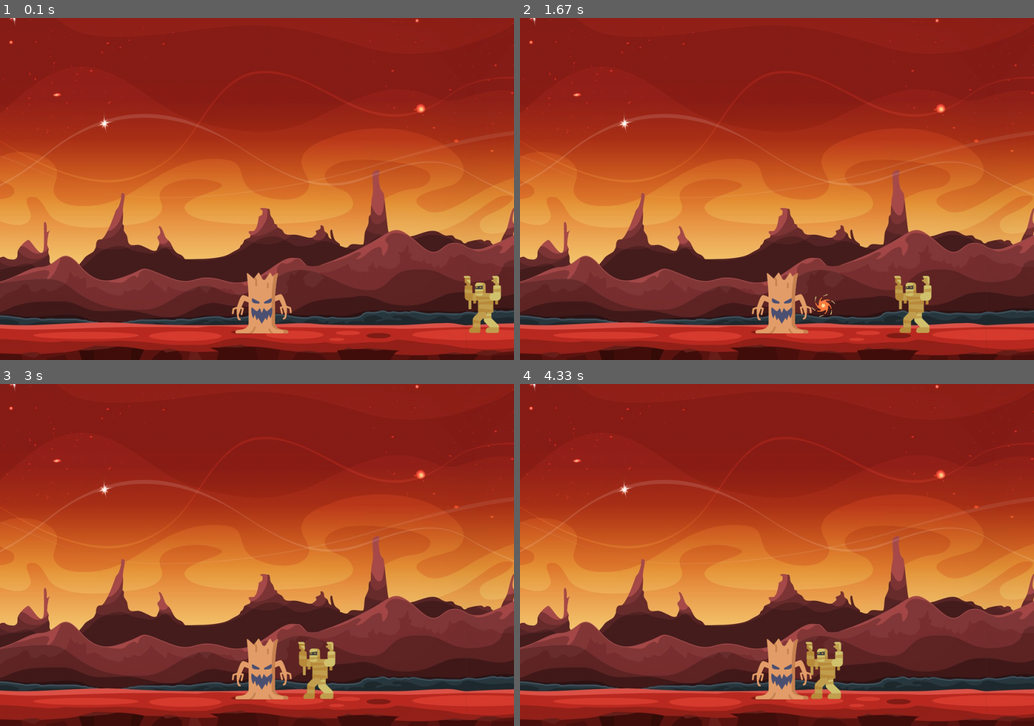
Above: before the commit, frames 1-4 (two rows, left to right).
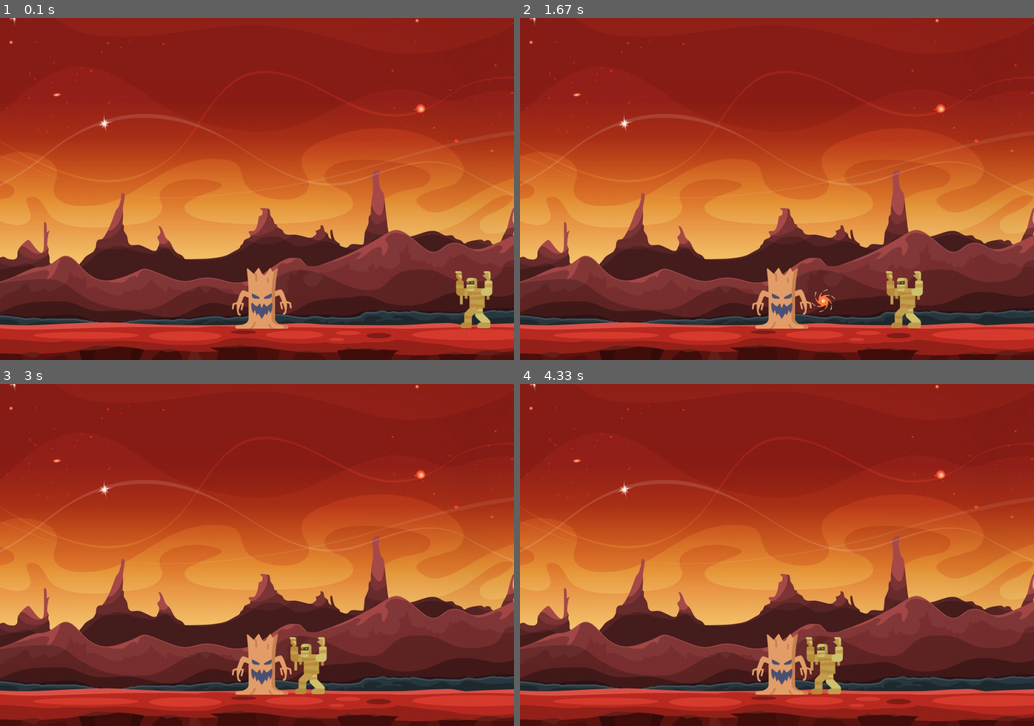
Above: after the commit, the same moments.

Repository: Bastien-IMT/GravenPygame
Game: pygame game, started from main.py
Two runs of this game, one before a commit and one after it. Both use one fixed random seed, a clock stepped at 60 frames per second and the inputs below.
Inputs:
- Up to frame 1 (0.1 s): no input
- Up to frame 2 (1.67 s): tap Space at 0.33, 0.73, 1.03, 1.23, 1.57 s
- Up to frame 3 (3 s): tap Space at 1.87, 2.07, 2.37, 2.63 s
- Up to frame 4 (4.33 s): no input

The runs differ from the first frame. In frame 1, 1.7% of the frame differs, in the area x 45-98%, y 73-93%; in frame 2, 1.9%, in the area x 45-81%, y 73-93%; in frame 3, 1.7%; in frame 4, 1.3%.

Commit message:
correction of origin objects position

Diff:
--- a/game.py
+++ b/game.py
@@ -5,6 +5,7 @@
 
 class Game:
     def __init__(self, screen):
+        self.screen = screen
         self.all_players = pygame.sprite.Group()
         self.player = Player(screen, self)
         self.all_players.add(self.player)
@@ -13,7 +14,7 @@
         self.spawn_monster()
 
     def spawn_monster(self):
-        self.all_monsters.add(Monster(self))
+        self.all_monsters.add(Monster(self, self.screen))
 
     def check_collision(self, sprite, group):
         return pygame.sprite.spritecollide(sprite, group, dokill=False, collided=pygame.sprite.collide_mask)
--- a/monster.py
+++ b/monster.py
@@ -4,16 +4,18 @@
 
 class Monster(pygame.sprite.Sprite):
 
-    def __init__(self, game):
+    def __init__(self, game, screen):
         super().__init__()
         self.game = game
+        self.screen = screen
         self.health = 100
         self.max_health = 100
         self.attack = 5
         self.image = pygame.image.load("assets/mummy.png")
         self.rect = self.image.get_rect()
-        self.rect.x = 970
-        self.rect.y = 540
+        self.rect.x = self.screen.get_rect().size[0] - self.image.get_rect().size[0]
+        self.rect.y = 530
+        print(self.rect)
         self.velocity = randint(1, 3)
 
     def forward(self):
--- a/player.py
+++ b/player.py
@@ -16,7 +16,7 @@
         self.all_projectiles = pygame.sprite.Group()
         self.screen = screen
         self.rect.x = self.screen.get_width() / 2 - 90
-        self.rect.y = 500
+        self.rect.y = 490
         self.game = game
 
     def mov_right(self):
